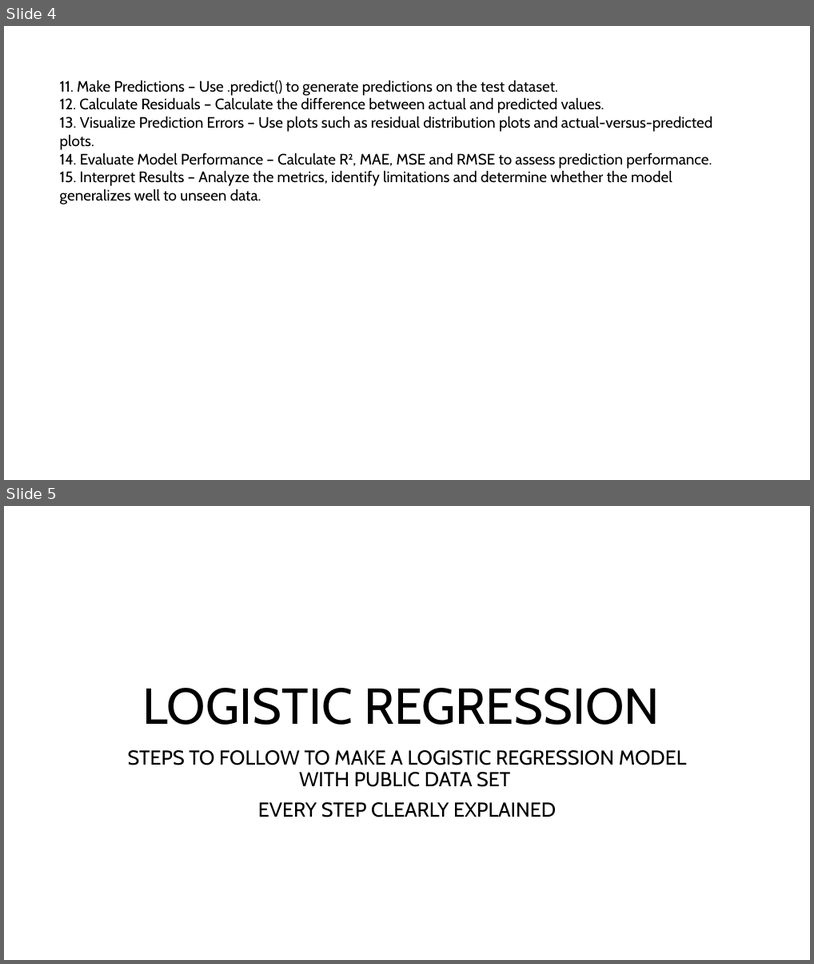
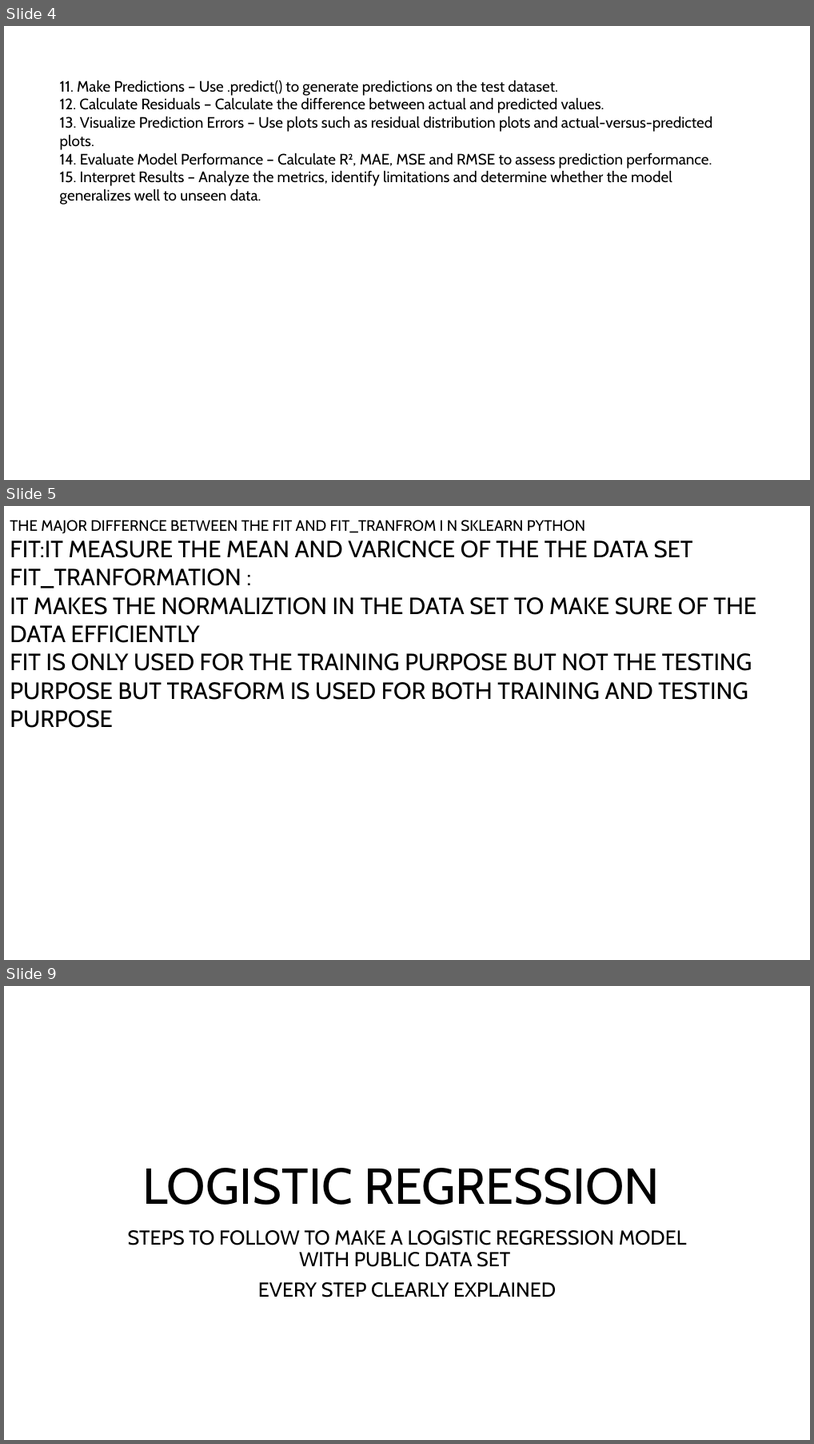
Before and after one commit to BALAJI08953/MACHINE_LEARNING_PROJECTS_BY_PUBLIC_DATASETS_ALL_BUILD_OWN, a slide deck: linear_regression.pptx. Shown one above the other, each under a label of ours: slides 4 and 5 before the commit, slides 4, 5 and 9 after it; the slides between them are not shown. The pictures are 814x964 and 814x1444 pixels, drawn with LibreOffice and Linux fonts; fonts in the diff are those of the drawing. Boxes give left, top, right and bottom in pixels: in the first picture for what was removed or moved away, otherwise in the second. Text is boxed around its words. In the diff, an @@ line names an element or a change of style, - is before the commit and + after.

```diff
--- a/linear_regression.pptx
+++ b/linear_regression.pptx
@@ slide 5 added at <box>4,506,810,960</box>, background #FFFFFF @@
@@ text added at <box>10,520,757,728</box>, 28 pt, text #000000 @@
+THE MAJOR DIFFERNCE BETWEEN THE FIT AND FIT_TRANFROM I N SKLEARN PYTHON
+FIT:IT MEASURE THE MEAN AND VARICNCE OF THE THE DATA SET
+FIT_TRANFORMATION :
+IT MAKES THE NORMALIZTION IN THE DATA SET TO MAKE SURE OF THE DATA EFFICIENTLY
+FIT IS ONLY USED FOR THE TRAINING PURPOSE BUT NOT THE TESTING PURPOSE BUT TRASFORM IS USED FOR BOTH TRAINING AND TESTING PURPOSE
@@ what was slide 5 is now slide 9 @@
```
Also in this commit, not shown: 3 other slides added, 2 other files.
